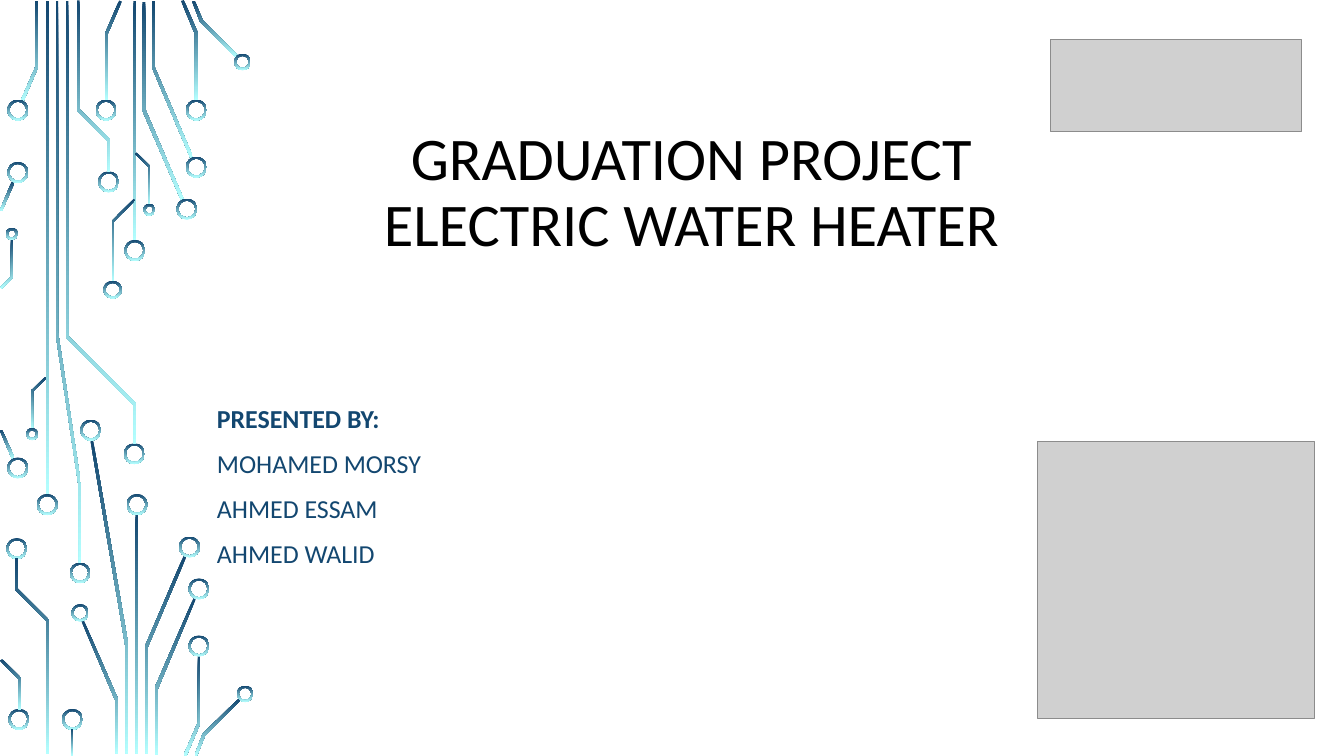
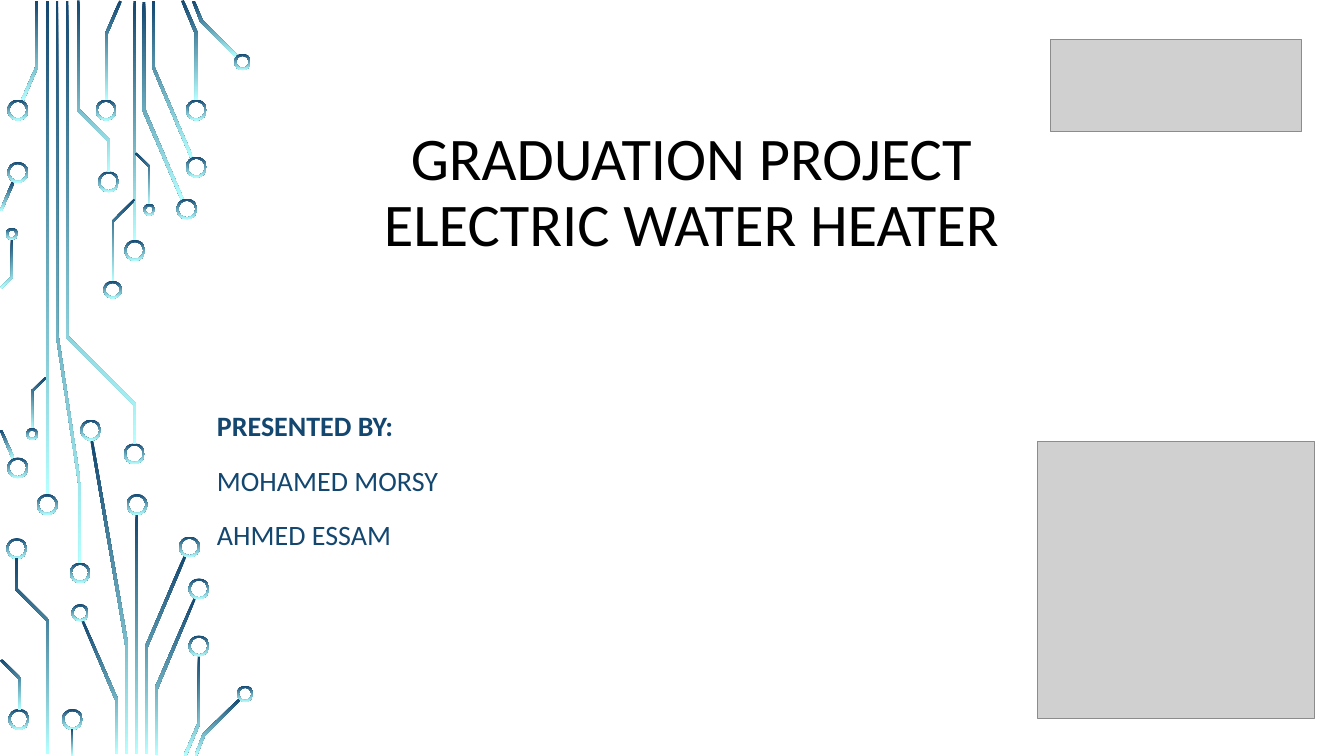
Before and after one commit to essaam61/Electric-Water-Heater, a slide deck: slide 1 of Project Presentation.pptx. Drawn at 1344x756 pixels with LibreOffice and Linux fonts; fonts in the diff are those of the drawing; grey boxes stand for pictures; background and template pictures are left out. Boxes give left, top, right and bottom in pixels: in the first picture for what was removed or moved away, otherwise in the second. Text is boxed around its words. In the diff, an @@ line names an element or a change of style, - is before the commit and + after.

```diff
--- a/Project Presentation.pptx
+++ b/Project Presentation.pptx
@@ subtitle "PRESENTED BY:" at (x1=217, y1=417, x2=438, y2=545): size 18.5 to 20 pt; line spacing 1 to 1.2 @@
@@ subtitle at (x1=217, y1=546, x2=375, y2=563): paragraph removed @@
-AHMED WALID
```
